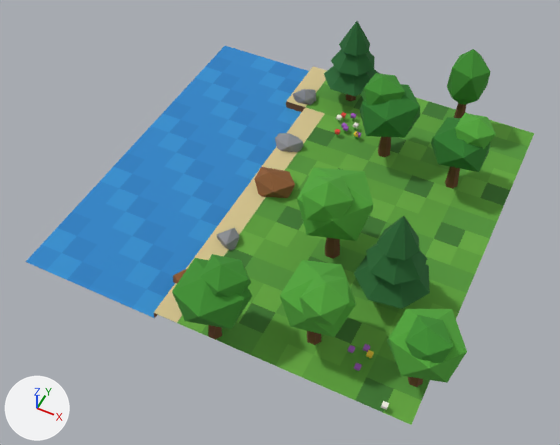
One commit to the glTF model assets/models/town/chunk_0_0.glb: the scene before it, then after it.
One viewpoint serves both versions: a 50 mm lens placed at (17.5, -28.7, 23.5), pointed at (8.4, -10.4, 0.5). The axes (+X, +Y, +Z) are drawn at lower left. The lights are the same throughout. The older version comes first. Vertices at exactly the same position are counted once.

The older version as bpy lines, for what is in view:
```python
me_chunk_0_0 = bpy.data.meshes.new('chunk_0_0')
me_chunk_0_0.from_pydata(...)  # 938 vertices, 1526 faces; spans x 0.0..16.9, y -17.1..0.0, z -0.5..4.5
me_chunk_0_0.materials.append(mat_water)
me_chunk_0_0.materials.append(mat_water_c)
me_chunk_0_0.materials.append(mat_water_b)
me_chunk_0_0.materials.append(mat_cliff)
me_chunk_0_0.materials.append(mat_grass_b)
me_chunk_0_0.materials.append(mat_grass_c)
me_chunk_0_0.materials.append(mat_grass_a)
me_chunk_0_0.materials.append(mat_grass_dark)
me_chunk_0_0.materials.append(mat_cliff_dark)
me_chunk_0_0.materials.append(mat_sand)
me_chunk_0_0.materials.append(mat_rock)
me_chunk_0_0.materials.append(mat_flower_y)
me_chunk_0_0.materials.append(mat_leaf_b)
me_chunk_0_0.materials.append(mat_flower_w)
me_chunk_0_0.materials.append(mat_flower_p)
me_chunk_0_0.materials.append(mat_flower_r)
me_chunk_0_0.materials.append(mat_trunk)
me_chunk_0_0.materials.append(mat_leaf_c)
me_chunk_0_0.materials.append(mat_leaf_a)
me_chunk_0_0.materials.append(mat_leaf_pine)
ob_chunk_0_0 = bpy.data.objects.new('chunk_0_0', me_chunk_0_0)
ob_chunk_0_0.location = (0.0, 0.0, 0.0)
```
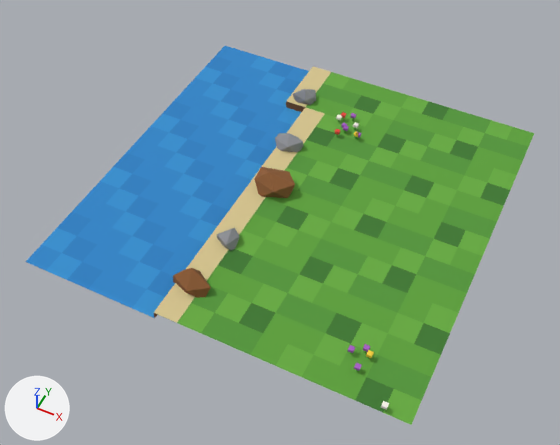
The change in detail:
me_chunk_0_0 is used by ob_chunk_0_0; location (0.0, 0.0, 0.0).
me_chunk_0_0 had 938 vertices, 1526 faces and spanned x 0.0..16.9, y -17.1..0.0, z -0.5..4.5.
me_chunk_0_0 now has 626 vertices, 1014 faces and spans x 0.0..16.0, y -16.0..0.0, z -0.5..0.9.
me_chunk_0_0 part 1: 28 loose pieces with 312 vertices, spanning x 6.3..16.9, y -17.1..-0.1, z 0.0..4.5, are deleted.
me_chunk_0_0 no longer uses material mat_trunk.
me_chunk_0_0 no longer uses material mat_leaf_c.
me_chunk_0_0 no longer uses material mat_leaf_a.
me_chunk_0_0 no longer uses material mat_leaf_pine.

What differs and where, as boxes (x1, y1, x2, y2) in the pictures (560 x 445 px):
'chunk_0_0', reshaped (6% shorter): before (26, 21, 534, 425); after (26, 46, 534, 425)
part 1 of me_chunk_0_0, deleted (green): before (172, 21, 496, 387)
